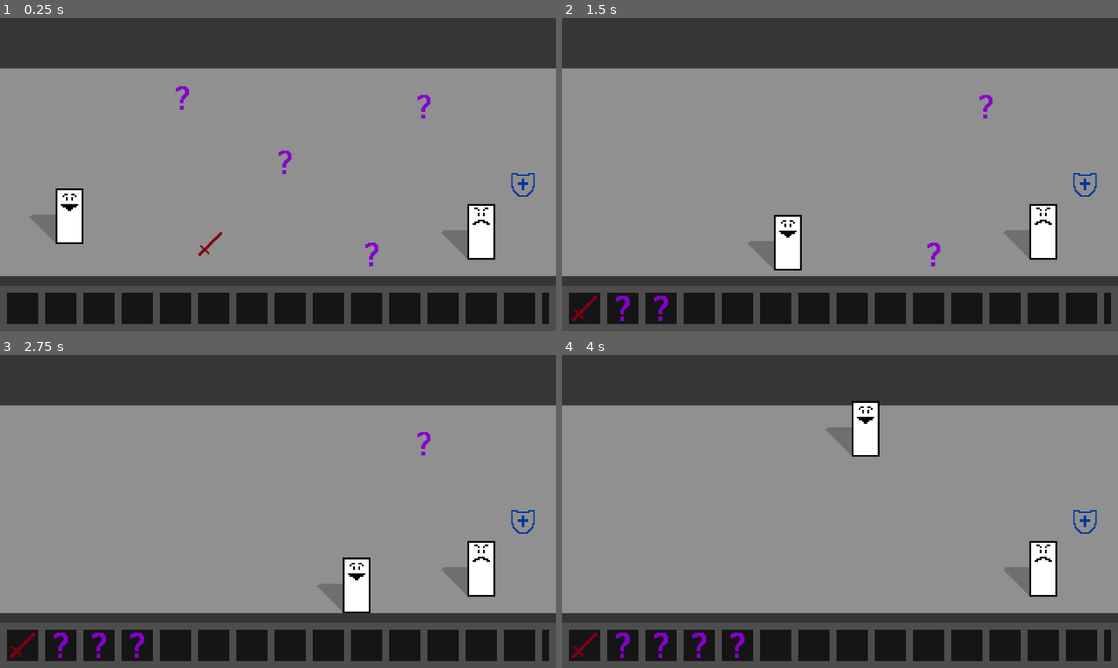
Above: before the commit, frames 1-4 (two rows, left to right).
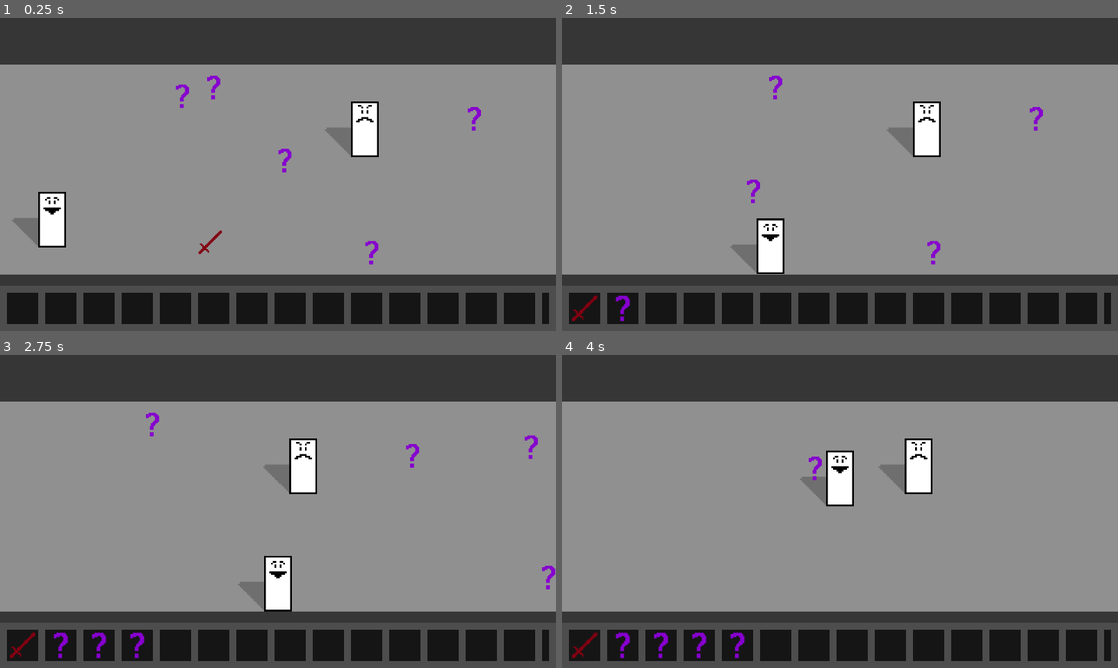
Above: after the commit, the same moments.

Repository: youkergav/Loot-Goblin
Game: Godot game, scene res://scenes/main.tscn
The game is run twice, just before and just after one commit, with the same random seed, the same clock (stepped at 60 frames per second) and the same inputs.
Inputs:
- Up to frame 1 (0.25 s): no input
- Up to frame 2 (1.5 s): tap Enter at 0.5 s; hold Right (ui_right) 0.53-1.28 s; hold Down (ui_down) from 1.28 s (still down)
- Up to frame 3 (2.75 s): tap Space at 2 s; release Down (ui_down) at 2.03 s; hold Right (ui_right) from 2.03 s (still down)
- Up to frame 4 (4 s): release Right (ui_right) at 2.78 s; hold Up (ui_up) 2.78-3.53 s; hold Left (ui_left) from 3.53 s (still down)

The runs differ from the first frame. In frame 1, 5.9% of the frame differs, in the area x 0-100%, y 14-83%; in frame 2, 6.0%; in frame 3, 6.6%; in frame 4, 6.3%.

Commit message:
Camera controlls

Diff:
--- a/project.godot
+++ b/project.godot
@@ -22,6 +22,7 @@
 window/size/window_width_override=1920
 window/size/window_height_override=1080
 window/stretch/mode="canvas_items"
+window/main_scene="uid://dhn1m5at7ahu5"
 
 [input]
 
--- a/scenes/main.tscn
+++ b/scenes/main.tscn
@@ -1,13 +1,15 @@
-[gd_scene load_steps=14 format=3 uid="uid://dhn1m5at7ahu5"]
-
-[ext_resource type="PackedScene" uid="uid://dj1c5h2cw1g4m" path="res://scenes/packed/player.tscn" id="1_0wfyh"]
-[ext_resource type="PackedScene" uid="uid://fror435gqham" path="res://scenes/packed/inventory.tscn" id="1_o5qli"]
-[ext_resource type="PackedScene" uid="uid://lh0msmgkv2ey" path="res://scenes/packed/world_item.tscn" id="2_jyhfs"]
-[ext_resource type="Script" uid="uid://d207eahu4wqa3" path="res://scripts/world_drop_zone.gd" id="3_sugp2"]
-[ext_resource type="Resource" uid="uid://bf1cpvg7e8f65" path="res://resources/items/item_sword.tres" id="3_tefeu"]
-[ext_resource type="Resource" uid="uid://c5m2j664luubw" path="res://resources/items/item_junk.tres" id="5_tipki"]
+[gd_scene load_steps=16 format=3 uid="uid://dhn1m5at7ahu5"]
+
+[ext_resource type="Script" uid="uid://cko32lxgqmhue" path="res://scripts/camera.gd" id="1_85g3d"]
+[ext_resource type="PackedScene" uid="uid://dj1c5h2cw1g4m" path="res://scenes/packed/player.tscn" id="2_choun"]
+[ext_resource type="Texture2D" uid="uid://dynsjjhj1pu4f" path="res://sprites/sky.png" id="2_ya4ey"]
+[ext_resource type="PackedScene" uid="uid://lh0msmgkv2ey" path="res://scenes/packed/world_item.tscn" id="3_ya4ey"]
+[ext_resource type="Resource" uid="uid://bf1cpvg7e8f65" path="res://resources/items/item_sword.tres" id="4_eb6dy"]
 [ext_resource type="Resource" uid="uid://cl6kob1u26wxn" path="res://resources/items/item_shield.tres" id="5_trceg"]
-[ext_resource type="PackedScene" uid="uid://b6c0437xdr4dq" path="res://scenes/packed/enemy.tscn" id="8_choun"]
+[ext_resource type="Resource" uid="uid://c5m2j664luubw" path="res://resources/items/item_junk.tres" id="6_a8y0u"]
+[ext_resource type="PackedScene" uid="uid://b6c0437xdr4dq" path="res://scenes/packed/enemy.tscn" id="7_jkv2x"]
+[ext_resource type="PackedScene" uid="uid://fror435gqham" path="res://scenes/packed/inventory.tscn" id="8_jbj1t"]
+[ext_resource type="Script" uid="uid://d207eahu4wqa3" path="res://scripts/world_drop_zone.gd" id="9_muem4"]
 
 [sub_resource type="RectangleShape2D" id="RectangleShape2D_choun"]
 size = Vector2(100, 100)
@@ -64,23 +66,23 @@
 
 [node name="Main" type="Node2D"]
 
+[node name="Camera2D" type="Camera2D" parent="."]
+script = ExtResource("1_85g3d")
+
 [node name="World" type="Node2D" parent="."]
 y_sort_enabled = true
 
-[node name="Sky" type="ColorRect" parent="World"]
+[node name="Sky" type="Sprite2D" parent="World" groups=["sky"]]
+modulate = Color(0.5647059, 0.5647059, 0.5647059, 1)
 z_index = -100
-anchors_preset = 15
-anchor_right = 1.0
-anchor_bottom = 1.0
-offset_right = 320.0
-offset_bottom = 180.0
-grow_horizontal = 2
-grow_vertical = 2
-color = Color(0.5647059, 0.5647059, 0.5647059, 1)
+texture = ExtResource("2_ya4ey")
+offset = Vector2(320, 0)
+region_enabled = true
+region_rect = Rect2(0, 0, 640, 180)
 
 [node name="Ceiling" type="StaticBody2D" parent="World"]
-position = Vector2(237, -10)
-scale = Vector2(5.8638206, 0.779179)
+position = Vector2(327, -101)
+scale = Vector2(7, 0.755)
 
 [node name="ColorRect" type="ColorRect" parent="World/Ceiling"]
 anchors_preset = 8
@@ -101,8 +103,8 @@
 
 [node name="Floor" type="StaticBody2D" parent="World"]
 z_index = -10
-position = Vector2(233.00002, 202.99998)
-scale = Vector2(5.8638206, 1.0888526)
+position = Vector2(323, 111.999985)
+scale = Vector2(7.2238207, 1.0888526)
 
 [node name="ColorRect" type="ColorRect" parent="World/Floor"]
 anchors_preset = 8
@@ -122,58 +124,98 @@
 shape = SubResource("RectangleShape2D_choun")
 
 [node name="BarrierLeft" type="StaticBody2D" parent="World"]
-position = Vector2(-17, 136)
+position = Vector2(-18, 45.000004)
 rotation = 1.5707964
-scale = Vector2(6.729272, 0.625705)
+scale = Vector2(6.452, 0.6)
 
 [node name="CollisionShape2D" type="CollisionShape2D" parent="World/BarrierLeft"]
 shape = SubResource("RectangleShape2D_qycdh")
 
-[node name="BarrierRight" type="StaticBody2D" parent="World"]
-position = Vector2(337.00003, 130)
+[node name="BarrierLeft2" type="StaticBody2D" parent="World"]
+position = Vector2(658, 45)
 rotation = 1.5707964
-scale = Vector2(6.729271, 0.62570494)
-
-[node name="CollisionShape2D" type="CollisionShape2D" parent="World/BarrierRight"]
+scale = Vector2(6.452, 0.6)
+
+[node name="CollisionShape2D" type="CollisionShape2D" parent="World/BarrierLeft2"]
 shape = SubResource("RectangleShape2D_qycdh")
 
-[node name="Player" parent="World" groups=["player"] instance=ExtResource("1_0wfyh")]
-material = SubResource("ShaderMaterial_tipki")
-position = Vector2(40, 126)
-
-[node name="WorldItemSword" parent="World" instance=ExtResource("2_jyhfs")]
-position = Vector2(121, 130)
-item_data = ExtResource("3_tefeu")
-
-[node name="WorldItemShield" parent="World" instance=ExtResource("2_jyhfs")]
-position = Vector2(301, 96.00001)
+[node name="Player" parent="World" groups=["player"] instance=ExtResource("2_choun")]
+material = SubResource("ShaderMaterial_choun")
+position = Vector2(30, 38)
+
+[node name="WorldItemSword" parent="World" instance=ExtResource("3_ya4ey")]
+position = Vector2(121, 39)
+item_data = ExtResource("4_eb6dy")
+
+[node name="WorldItemShield" parent="World" instance=ExtResource("3_ya4ey")]
+position = Vector2(603, 5.0000076)
 item_data = ExtResource("5_trceg")
 
-[node name="WorldItemJunk1" parent="World" instance=ExtResource("2_jyhfs")]
-position = Vector2(105, 46)
-item_data = ExtResource("5_tipki")
-
-[node name="WorldItemJunk2" parent="World" instance=ExtResource("2_jyhfs")]
-position = Vector2(164.00002, 83)
-item_data = ExtResource("5_tipki")
-
-[node name="WorldItemJunk3" parent="World" instance=ExtResource("2_jyhfs")]
-position = Vector2(244, 51)
-item_data = ExtResource("5_tipki")
-
-[node name="WorldItemJunk4" parent="World" instance=ExtResource("2_jyhfs")]
-position = Vector2(214, 136.00002)
-item_data = ExtResource("5_tipki")
-
-[node name="Enemy" parent="World" instance=ExtResource("8_choun")]
-position = Vector2(277, 135)
+[node name="WorldItemJunk1" parent="World" instance=ExtResource("3_ya4ey")]
+position = Vector2(105, -45)
+item_data = ExtResource("6_a8y0u")
+
+[node name="WorldItemJunk10" parent="World" instance=ExtResource("3_ya4ey")]
+position = Vector2(123, -50)
+item_data = ExtResource("6_a8y0u")
+
+[node name="WorldItemJunk11" parent="World" instance=ExtResource("3_ya4ey")]
+position = Vector2(444, -42)
+item_data = ExtResource("6_a8y0u")
+
+[node name="WorldItemJunk12" parent="World" instance=ExtResource("3_ya4ey")]
+position = Vector2(593, 13.000008)
+item_data = ExtResource("6_a8y0u")
+
+[node name="WorldItemJunk14" parent="World" instance=ExtResource("3_ya4ey")]
+position = Vector2(550, 47)
+item_data = ExtResource("6_a8y0u")
+
+[node name="WorldItemJunk13" parent="World" instance=ExtResource("3_ya4ey")]
+position = Vector2(341, -36.999992)
+item_data = ExtResource("6_a8y0u")
+
+[node name="WorldItemJunk2" parent="World" instance=ExtResource("3_ya4ey")]
+position = Vector2(164.00002, -8)
+item_data = ExtResource("6_a8y0u")
+
+[node name="WorldItemJunk3" parent="World" instance=ExtResource("3_ya4ey")]
+position = Vector2(546, -40)
+item_data = ExtResource("6_a8y0u")
+
+[node name="WorldItemJunk4" parent="World" instance=ExtResource("3_ya4ey")]
+position = Vector2(214, 45.000015)
+item_data = ExtResource("6_a8y0u")
+
+[node name="WorldItemJunk5" parent="World" instance=ExtResource("3_ya4ey")]
+position = Vector2(273, -32)
+item_data = ExtResource("6_a8y0u")
+
+[node name="WorldItemJunk6" parent="World" instance=ExtResource("3_ya4ey")]
+position = Vector2(351, 38)
+item_data = ExtResource("6_a8y0u")
+
+[node name="WorldItemJunk7" parent="World" instance=ExtResource("3_ya4ey")]
+position = Vector2(368, 20)
+item_data = ExtResource("6_a8y0u")
+
+[node name="WorldItemJunk8" parent="World" instance=ExtResource("3_ya4ey")]
+position = Vector2(457, -23)
+item_data = ExtResource("6_a8y0u")
+
+[node name="WorldItemJunk9" parent="World" instance=ExtResource("3_ya4ey")]
+position = Vector2(497.00003, 36)
+item_data = ExtResource("6_a8y0u")
+
+[node name="Enemy" parent="World" instance=ExtResource("7_jkv2x")]
+position = Vector2(210, -14)
+
+[node name="Enemy2" parent="World" instance=ExtResource("7_jkv2x")]
+position = Vector2(579, 44)
 
 [node name="UI" type="CanvasLayer" parent="."]
 
-[node name="Inventory" parent="UI" groups=["inventory"] instance=ExtResource("1_o5qli")]
-theme_override_styles/panel = SubResource("StyleBoxFlat_tipki")
-
-[node name="WorldDropZone" type="Control" parent="." groups=["player"]]
+[node name="WorldDropZone" type="Control" parent="UI" groups=["player"]]
 layout_mode = 3
 anchors_preset = 15
 anchor_right = 1.0
@@ -182,6 +224,9 @@
 offset_bottom = 180.0
 grow_horizontal = 2
 grow_vertical = 2
-script = ExtResource("3_sugp2")
-
-[connection signal="mouse_exited" from="WorldDropZone" to="WorldDropZone" method="_on_mouse_exited"]
+script = ExtResource("9_muem4")
+
+[node name="Inventory" parent="UI" groups=["inventory"] instance=ExtResource("8_jbj1t")]
+theme_override_styles/panel = SubResource("StyleBoxFlat_tipki")
+
+[connection signal="mouse_exited" from="UI/WorldDropZone" to="UI/WorldDropZone" method="_on_mouse_exited"]
--- a/scenes/packed/enemy.tscn
+++ b/scenes/packed/enemy.tscn
@@ -15,6 +15,7 @@
 offset = Vector2(-7, -12)
 
 [node name="Sprite" type="Sprite2D" parent="."]
+texture_filter = 1
 texture = ExtResource("2_808bg")
 offset = Vector2(0, -12)
 
--- a/scenes/packed/item_slot.tscn
+++ b/scenes/packed/item_slot.tscn
@@ -14,6 +14,7 @@
 script = ExtResource("1_jfob3")
 
 [node name="Icon" type="TextureRect" parent="."]
+texture_filter = 1
 layout_mode = 1
 anchors_preset = 8
 anchor_left = 0.5
--- a/scenes/packed/player.tscn
+++ b/scenes/packed/player.tscn
@@ -19,10 +19,12 @@
 [node name="Shadow" type="Sprite2D" parent="."]
 modulate = Color(0, 0, 0, 0.22745098)
 z_index = -1
+texture_filter = 1
 texture = ExtResource("2_m6pdb")
 offset = Vector2(-7, -12)
 
 [node name="Sprite" type="Sprite2D" parent="."]
+texture_filter = 1
 texture = ExtResource("3_m6pdb")
 offset = Vector2(0, -12)
 
--- a/scenes/packed/world_item.tscn
+++ b/scenes/packed/world_item.tscn
@@ -10,6 +10,7 @@
 script = ExtResource("1_5t22k")
 
 [node name="Sprite" type="Sprite2D" parent="."]
+texture_filter = 1
 
 [node name="CollisionShape2D" type="CollisionShape2D" parent="."]
 scale = Vector2(0.9999998, 0.9999998)
--- /dev/null
+++ b/scripts/camera.gd
@@ -0,0 +1,13 @@
+extends Camera2D
+
+@onready var player: CharacterBody2D = get_tree().get_first_node_in_group("player")
+
+var center_offset: float
+var level_width: float
+
+func _ready() -> void:
+    center_offset = get_viewport_rect().size.x / 2.0
+    level_width = get_tree().get_first_node_in_group("sky").region_rect.size.x
+
+func _process(_delta: float) -> void:
+    position.x = clamp(player.position.x, center_offset, level_width - center_offset)
Not shown: 1 places in scenes/main.tscn that only renumber resources
Not shown, added: scripts/camera.gd.uid
Binary file added: sprites/sky.png
Not shown, added: sprites/sky.png.import
